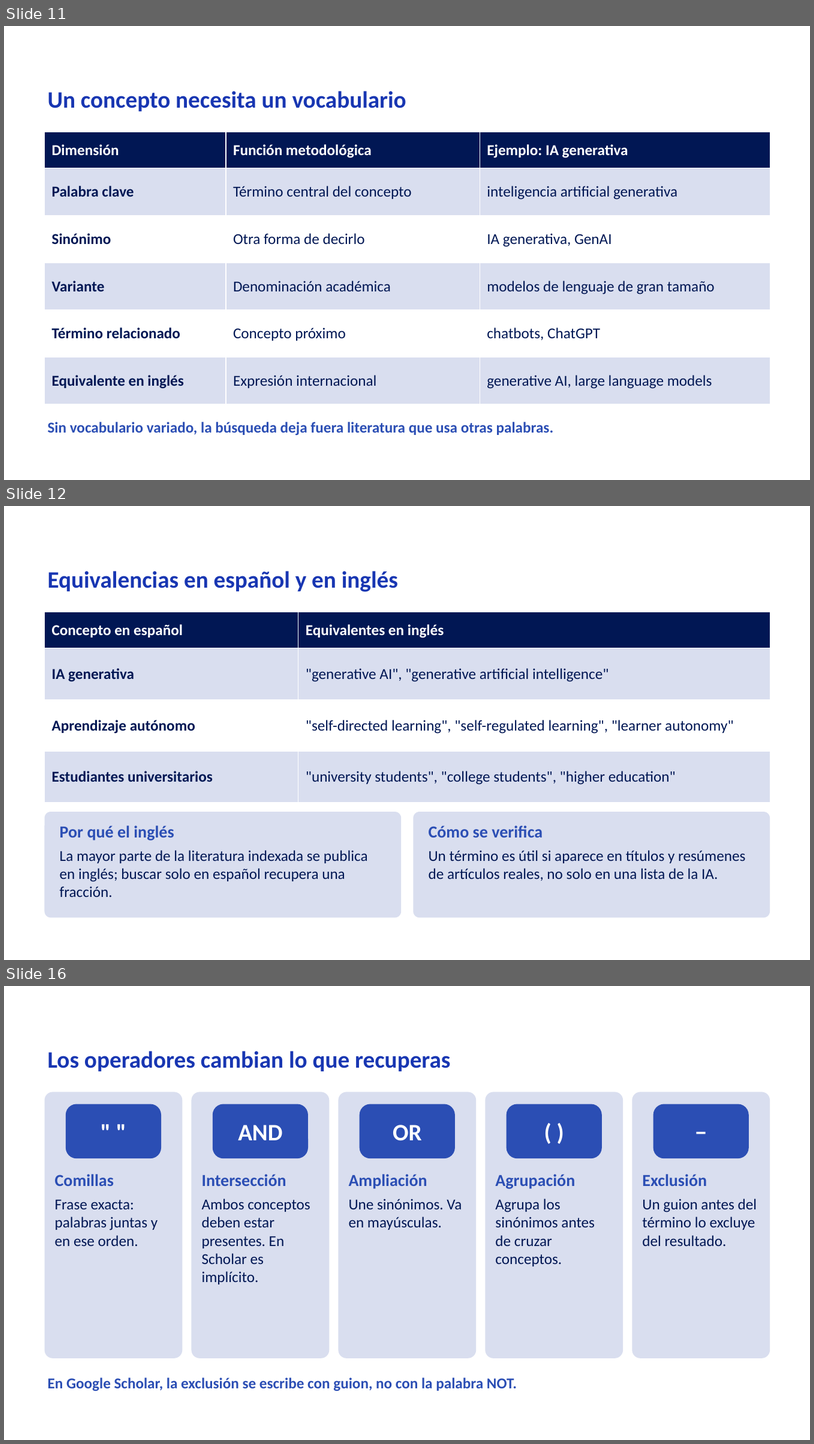
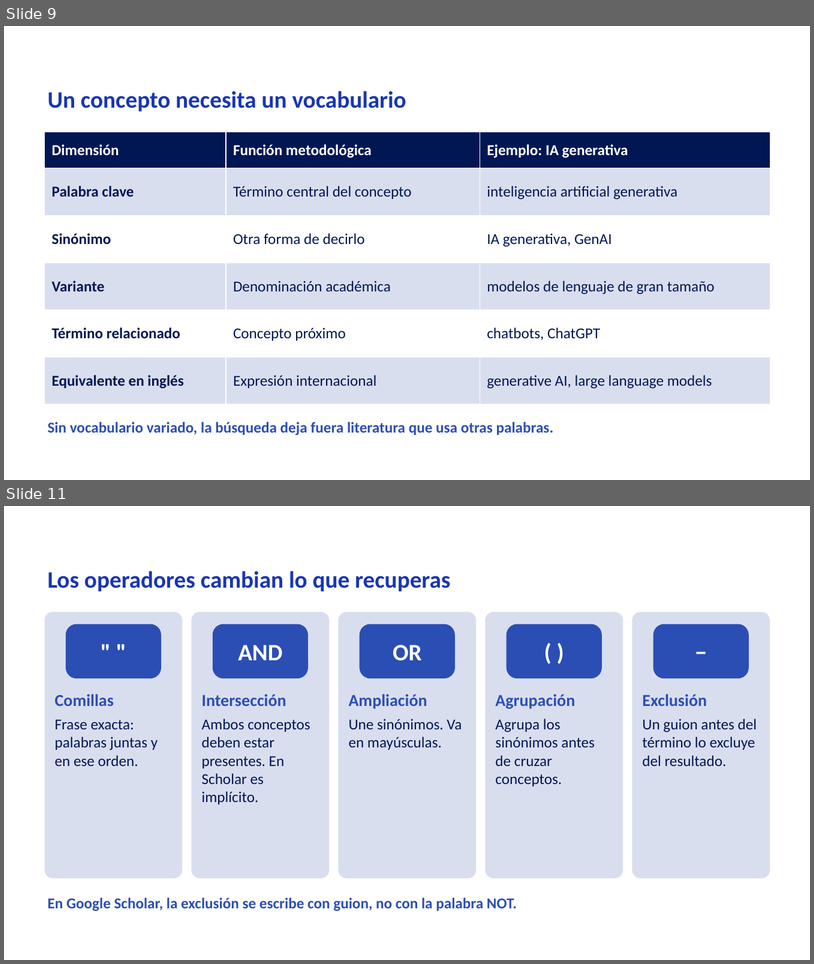
Before and after one commit to Rociosayan/analitica-empresarial-integrada, a slide deck: Sesion_04.pptx. Shown one above the other, each under a label of ours: slides 11, 12 and 16 before the commit, slides 9 and 11 after it; the slides between them are not shown. The pictures are 814x1444 and 814x964 pixels, drawn with LibreOffice and Linux fonts; fonts in the diff are those of the drawing; background and template pictures are left out. Boxes give left, top, right and bottom in pixels: in the first picture for what was removed or moved away, otherwise in the second. Text is boxed around its words. In the diff, an @@ line names an element or a change of style, - is before the commit and + after.

```diff
--- a/Sesion_04.pptx
+++ b/Sesion_04.pptx
@@ slide 12 removed at [4, 506, 810, 960], background picture (left out) @@
@@ text removed at [48, 571, 398, 592] @@
-Equivalencias en español y en inglés
@@ table removed at [45, 612, 770, 802], 4 rows, 2 columns @@
-Concepto en español | Equivalentes en inglés
-IA generativa | "generative AI", "generative artificial intelligence"
-Aprendizaje autónomo | "self-directed learning", "self-regulated learning", "learner autonomy"
-Estudiantes universitarios | "university students", "college students", "higher education"
@@ rounded rectangle removed at [45, 811, 401, 918] @@
@@ rounded rectangle removed at [414, 811, 770, 918] @@
@@ text removed at [60, 825, 368, 897] @@
-Por qué el inglés
-La mayor parte de la literatura indexada se publica en inglés; buscar solo en español recupera una fracción.
@@ text removed at [429, 825, 746, 880] @@
-Cómo se verifica
-Un término es útil si aparece en títulos y resúmenes de artículos reales, no solo en una lista de la IA.
@@ what was slide 11 is now slide 9 @@
@@ what was slide 16 is now slide 11 @@
```
Also in this commit, not shown: 3 slides changed, 11 other slides removed.
